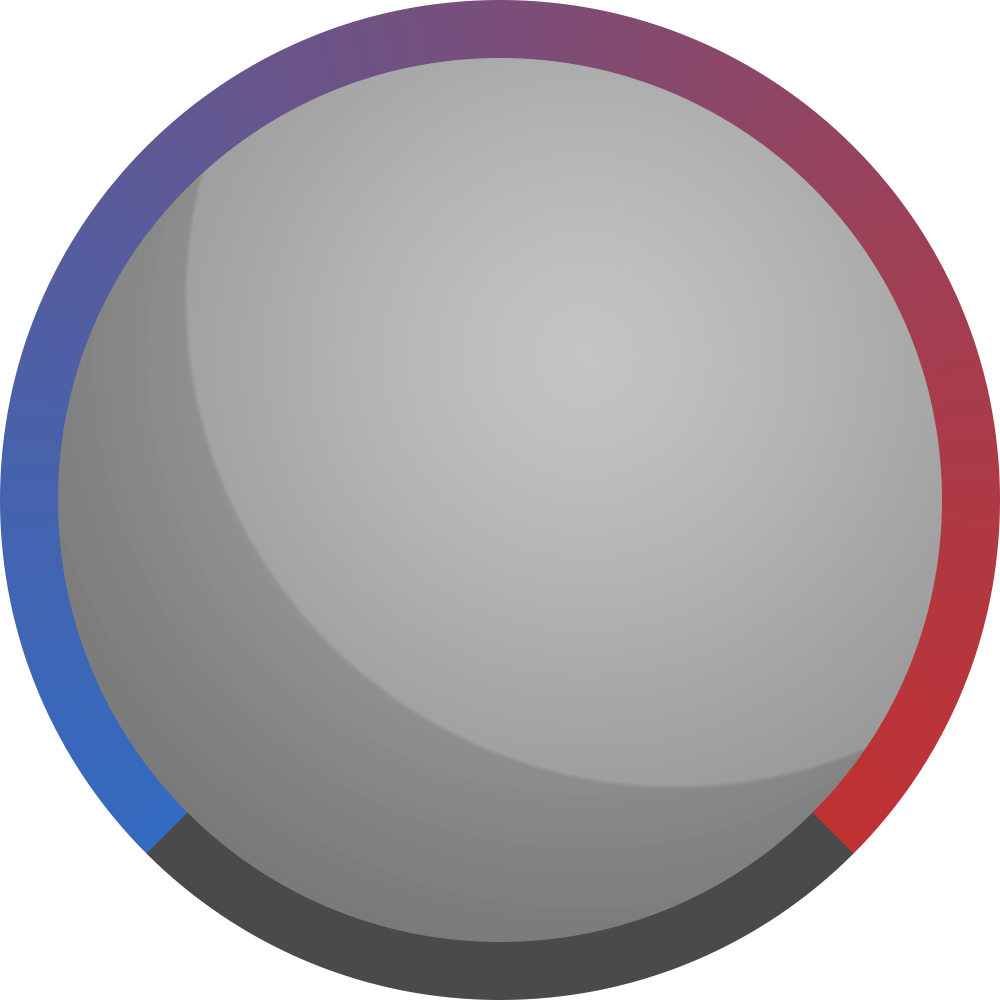
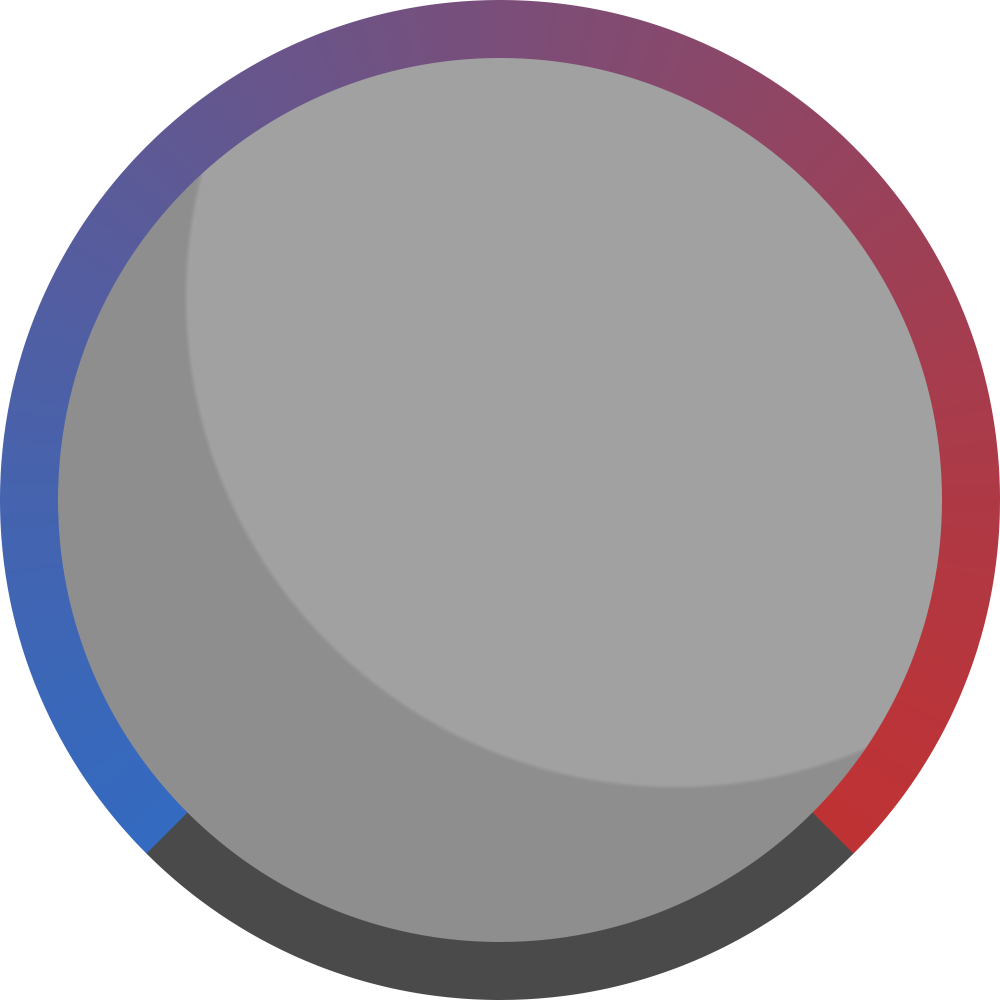
Before/after of a 1000 × 1000 layered artwork. What changed in the layer stack:
added group "SPHERE" with 2 layers above "GRADIENT" over [58, 58, 942, 942]
added layer "Ellipse 3 copy 2" in group "SPHERE" over [58, 58, 942, 942]
moved "Ellipse 3 copy" into group "SPHERE" over [58, 58, 942, 942]
